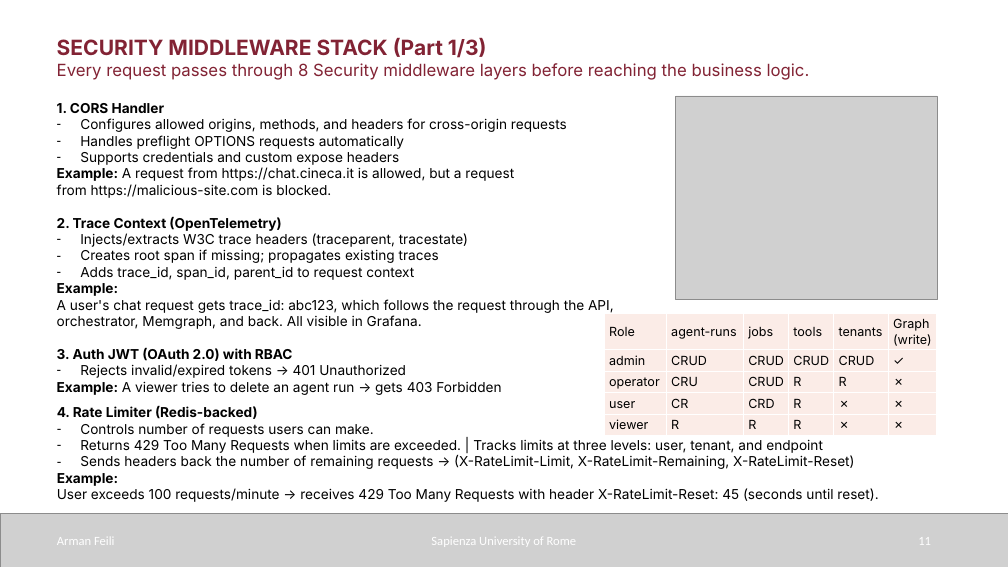
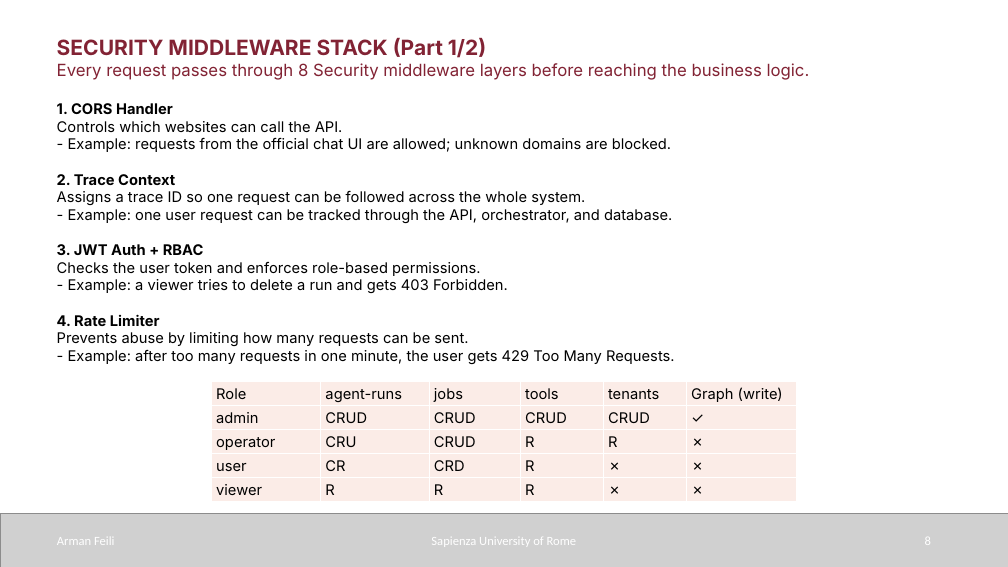
Before and after one commit to armanfeili/sapienza-msc-thesis-cineca-agentic-platform, a slide deck: slide 8 of thesis/sapthesis/Presentation/Presentation.pptx (slide 11 before the commit). Drawn at 1008x567 pixels with LibreOffice and Linux fonts; fonts in the diff are those of the drawing; grey boxes stand for pictures. Boxes give left, top, right and bottom in pixels: in the first picture for what was removed or moved away, otherwise in the second. Text is boxed around its words. In the diff, an @@ line names an element or a change of style, - is before the commit and + after.

```diff
--- a/thesis/sapthesis/Presentation/Presentation.pptx
+++ b/thesis/sapthesis/Presentation/Presentation.pptx
@@ text at [57, 37, 486, 58]: text changed @@
-SECURITY MIDDLEWARE STACK (Part 1/3)
+SECURITY MIDDLEWARE STACK (Part 1/2)
@@ text at [57, 103, 675, 364]: text changed; size 13 to 14 pt @@
-1. CORS Handler
-– Configures allowed origins, methods, and headers for cross-origin requests
-– Handles preflight OPTIONS requests automatically
-– Supports credentials and custom expose headers
-Example: A request from https://chat.cineca.it is allowed, but a request from https://malicious-site.com is blocked.
-2. Trace Context (OpenTelemetry)
-– Injects/extracts W3C trace headers (traceparent, tracestate)
-– Creates root span if missing; propagates existing traces
-– Adds trace_id, span_id, parent_id to request context
-Example:
-A user's chat request gets trace_id: abc123, which follows the request through the API, orchestrator, Memgraph, and back. All visible in Grafana.
-3. Auth JWT (OAuth 2.0) with RBAC
-– Rejects invalid/expired tokens → 401 Unauthorized
-Example: A viewer tries to delete an agent run → gets 403 Forbidden
+1. CORS Handler
+Controls which websites can call the API.
+- Example: requests from the official chat UI are allowed; unknown domains are blocked.
+2. Trace Context
+Assigns a trace ID so one request can be followed across the whole system.
+- Example: one user request can be tracked through the API, orchestrator, and database.
+3. JWT Auth + RBAC
+Checks the user token and enforces role-based permissions.
+- Example: a viewer tries to delete a run and gets 403 Forbidden.
+4. Rate Limiter
+Prevents abuse by limiting how many requests can be sent.
+- Example: after too many requests in one minute, the user gets 429 Too Many Requests.
@@ picture removed at [676, 96, 938, 300] @@
@@ table at [212, 382, 798, 501] @@
-row 1, column 6: Graph / (write)
+row 1, column 6: Graph (write)
@@ size 12 to 14 pt in "Role", "agent-runs", "jobs", "tools" and 25 more places @@
@@ table: place and size @@
-table at [604, 314, 937, 436]
+table at [212, 382, 798, 501]
@@ text removed at [57, 406, 878, 502] @@
-4. Rate Limiter (Redis-backed)
-– Controls number of requests users can make.
-– Returns 429 Too Many Requests when limits are exceeded. | Tracks limits at three levels: user, tenant, and endpoint
-– Sends headers back the number of remaining requests → (X-RateLimit-Limit, X-RateLimit-Remaining, X-RateLimit-Reset)
-Example:
-User exceeds 100 requests/minute → receives 429 Too Many Requests with header X-RateLimit-Reset: 45 (seconds until reset).
@@ page number at [925, 538, 931, 545]: text changed @@
-11
+8
```
Also in this commit, not shown: 12 other slides changed, 11 slides added, 30 slides removed, 16 other files.
